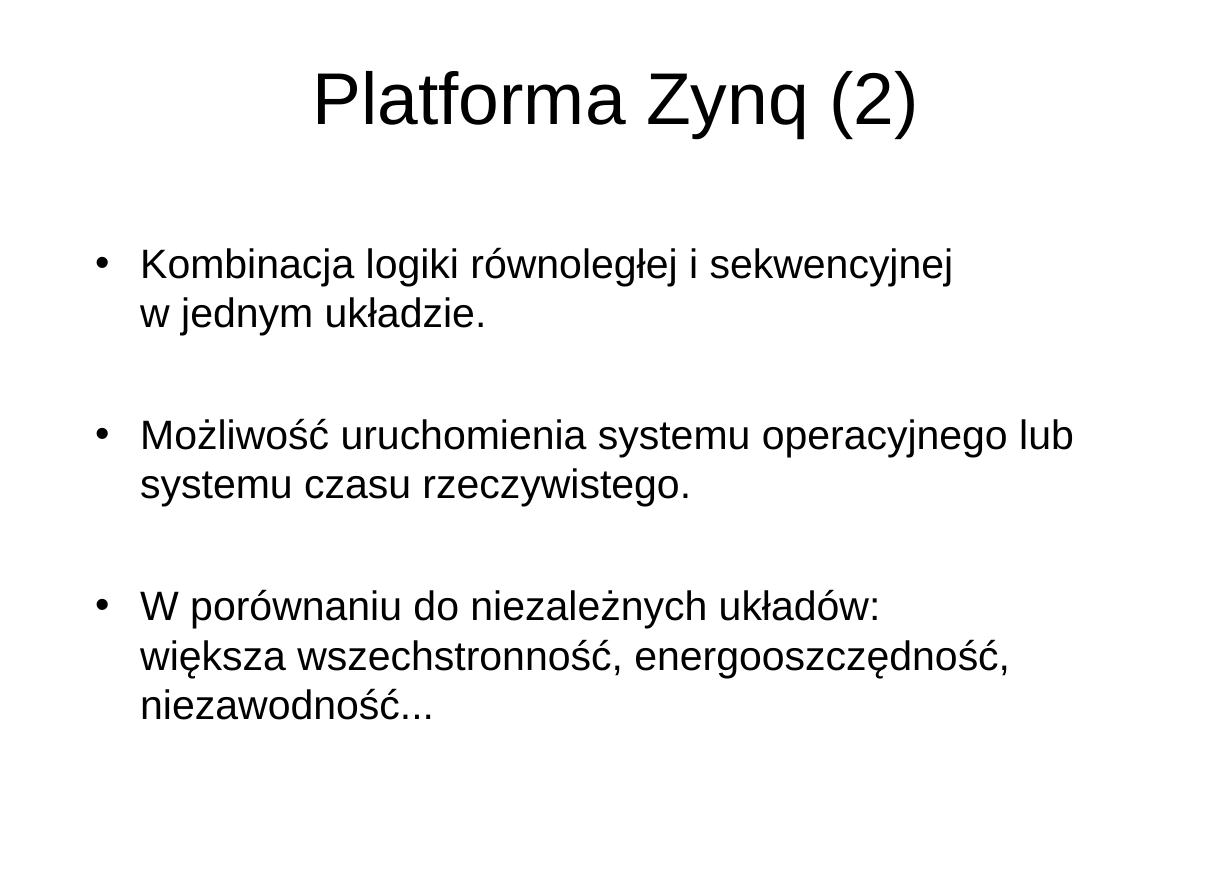
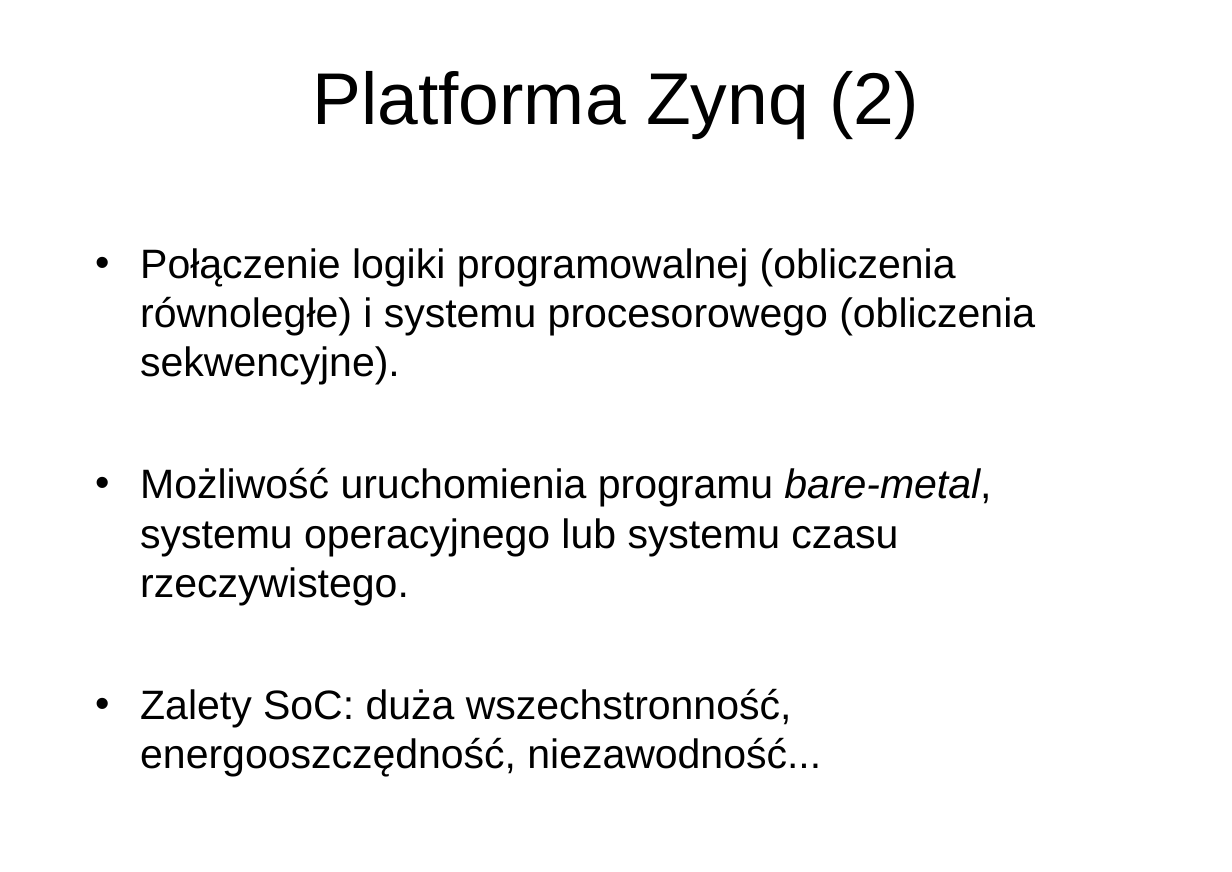
Before and after one commit to wgml/magister-doc, a slide deck: slide 5 of prezentacja.pptx. Drawn at 1232x872 pixels with LibreOffice and Linux fonts; fonts in the diff are those of the drawing; background and template pictures are left out. Boxes give left, top, right and bottom in pixels: in the first picture for what was removed or moved away, otherwise in the second. Text is boxed around its words. In the diff, an @@ line names an element or a change of style, - is before the commit and + after.

```diff
--- a/prezentacja.pptx
+++ b/prezentacja.pptx
@@ text at <box>140,248,1035,776</box>: text changed @@
-• Kombinacja logiki równoległej i sekwencyjnej
-  w jednym układzie.
-• Możliwość uruchomienia systemu operacyjnego lub systemu czasu rzeczywistego.
-• W porównaniu do niezależnych układów:
-  większa wszechstronność, energooszczędność, niezawodność...
+• Połączenie logiki programowalnej (obliczenia równoległe) i systemu procesorowego (obliczenia sekwencyjne).
+• Możliwość uruchomienia programu bare-metal, systemu operacyjnego lub systemu czasu rzeczywistego.
+• Zalety SoC: duża wszechstronność, energooszczędność, niezawodność...
```
Also in this commit, not shown: 8 other slides changed, 1 slide added, 1 other file.
